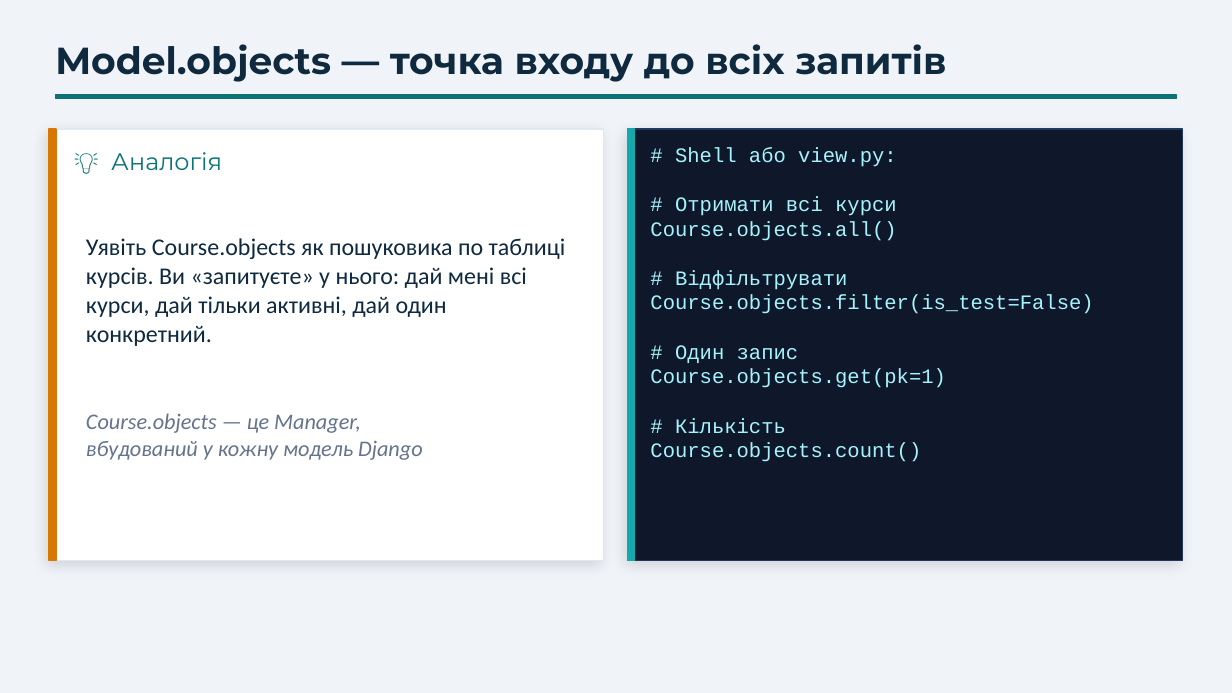
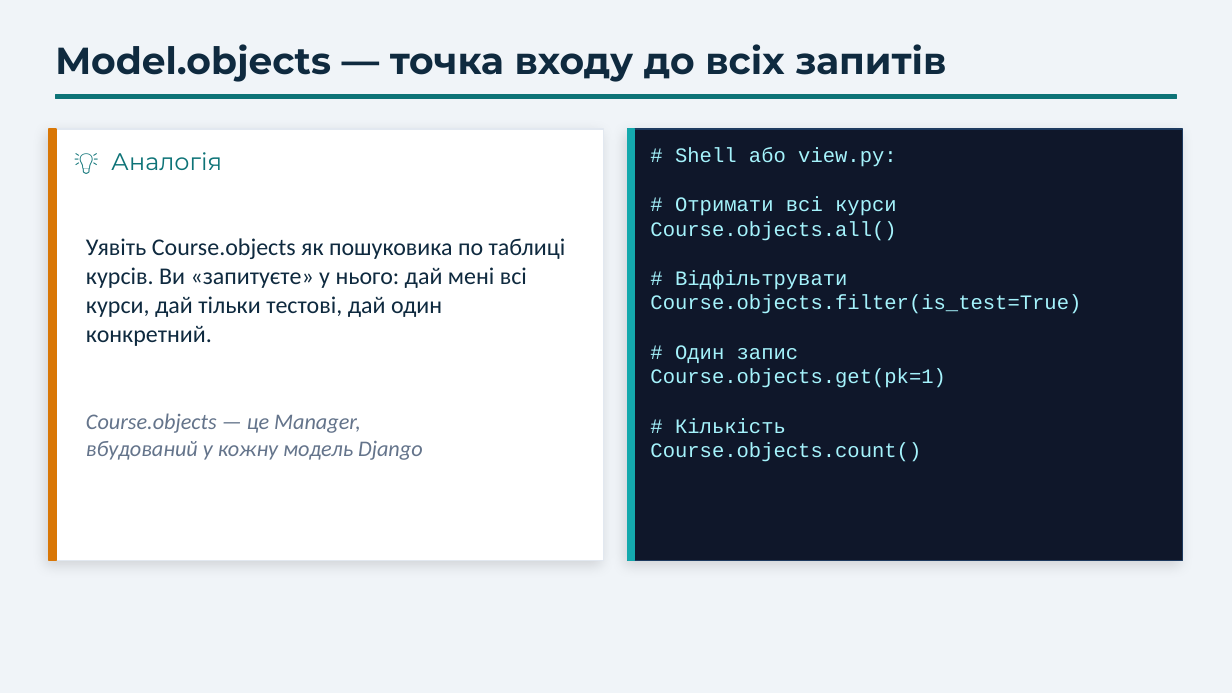
Before and after one commit to dmitriy-shtefan/python-web, a slide deck: slide 5 of заняття_8_django_orm_cbv/презентація/django_orm_lesson.pptx. Drawn at 1232x693 pixels with LibreOffice and Linux fonts; fonts in the diff are those of the drawing. Boxes give left, top, right and bottom in pixels: in the first picture for what was removed or moved away, otherwise in the second. Text is boxed around its words. In the diff, an @@ line names an element or a change of style, - is before the commit and + after.

Commit message:
Update day 8 presentation

```diff
--- a/заняття_8_django_orm_cbv/презентація/django_orm_lesson.pptx
+++ b/заняття_8_django_orm_cbv/презентація/django_orm_lesson.pptx
@@ text at (86,238,566,346): text changed @@
-Уявіть Course.objects як пошуковика по таблиці курсів. Ви «запитуєте» у нього: дай мені всі курси, дай тільки активні, дай один конкретний.
+Уявіть Course.objects як пошуковика по таблиці курсів. Ви «запитуєте» у нього: дай мені всі курси, дай тільки тестові, дай один конкретний.
@@ text at (650,295,1081,314): text changed @@
-Course.objects.filter(is_test=False)
+Course.objects.filter(is_test=True)
```
Also in this commit, not shown: 3 other slides changed.
